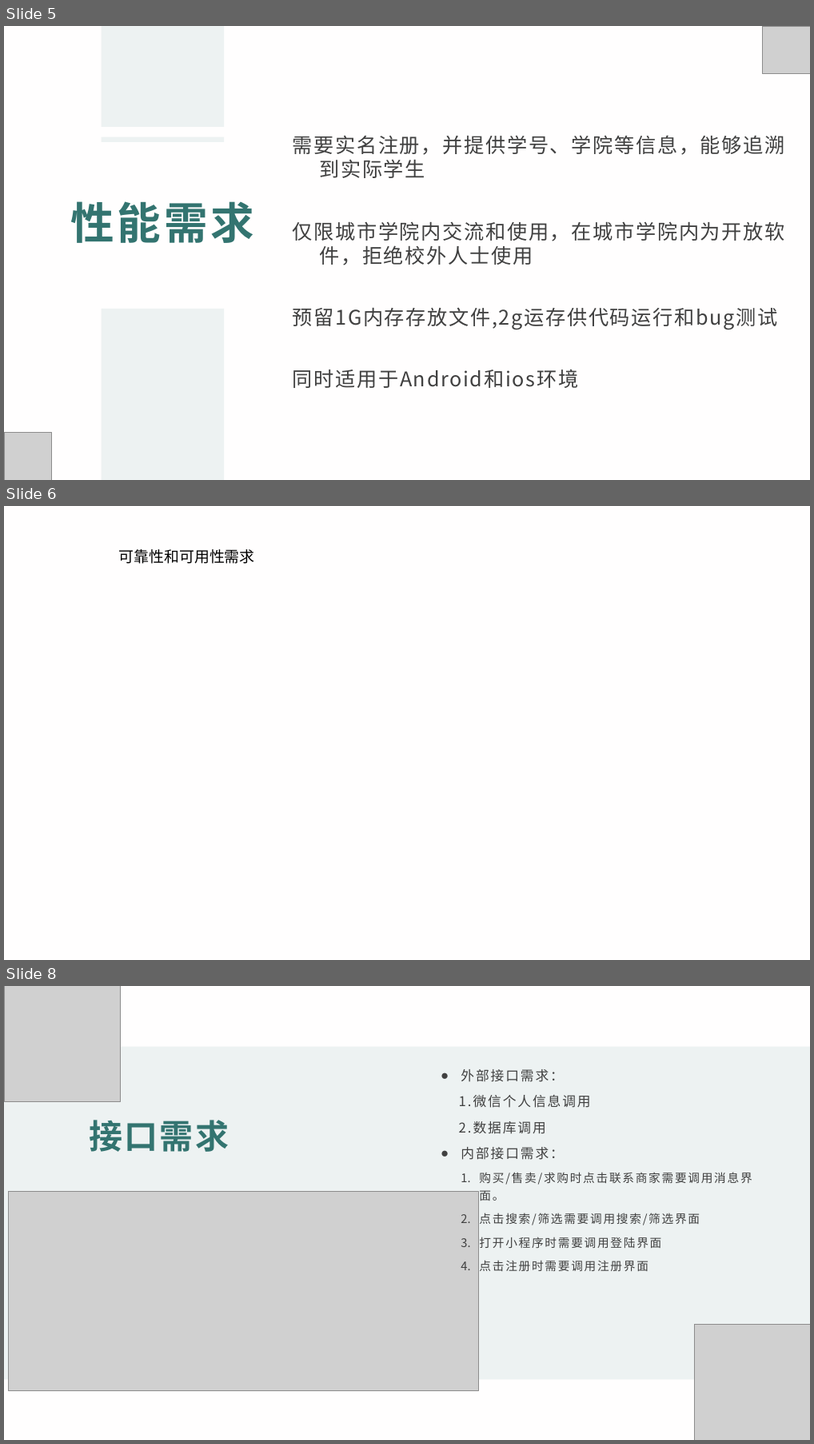
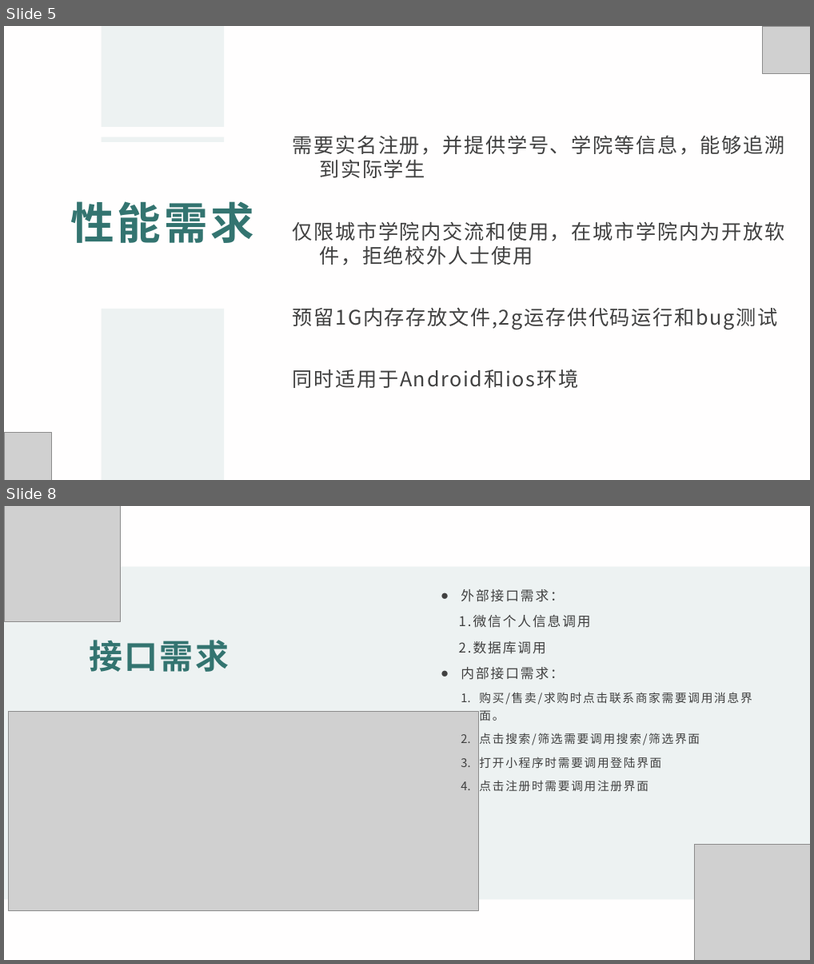
Before and after one commit to xlisses/ruang, a slide deck: Requirement_Statements/需求分析.pptx. Shown one above the other, each under a label of ours: slides 5, 6 and 8 before the commit, slides 5 and 8 after it; the slides between them are not shown. The pictures are 814x1444 and 814x964 pixels, drawn with LibreOffice and Linux fonts; fonts in the diff are those of the drawing; grey boxes stand for pictures. Boxes give left, top, right and bottom in pixels: in the first picture for what was removed or moved away, otherwise in the second. Text is boxed around its words. In the diff, an @@ line names an element or a change of style, - is before the commit and + after.

```diff
--- a/Requirement_Statements/需求分析.pptx
+++ b/Requirement_Statements/需求分析.pptx
@@ slide 6 removed at box(4, 506, 810, 960), background #FFFEFE @@
@@ text removed at box(119, 549, 255, 564) @@
-可靠性和可用性需求
```
Also in this commit, not shown: 4 slides changed, 1 slide added, 1 other slide removed.
